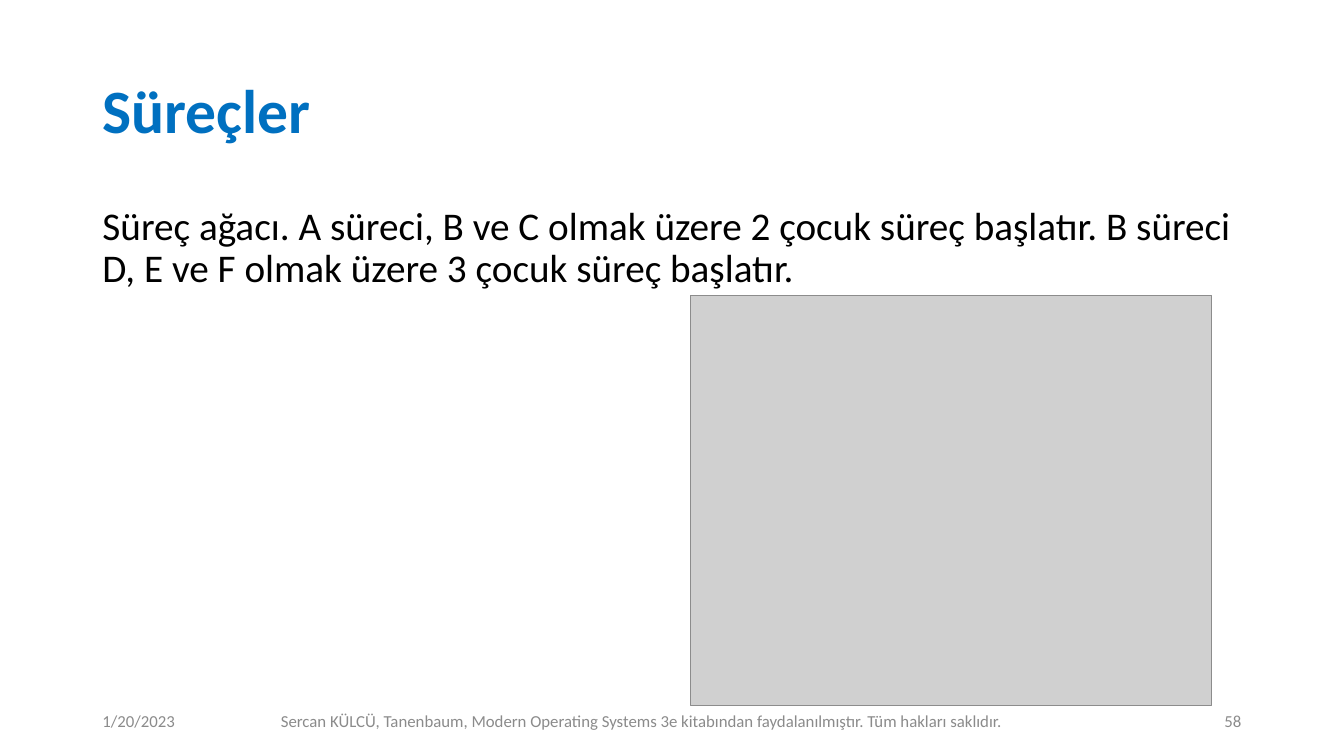
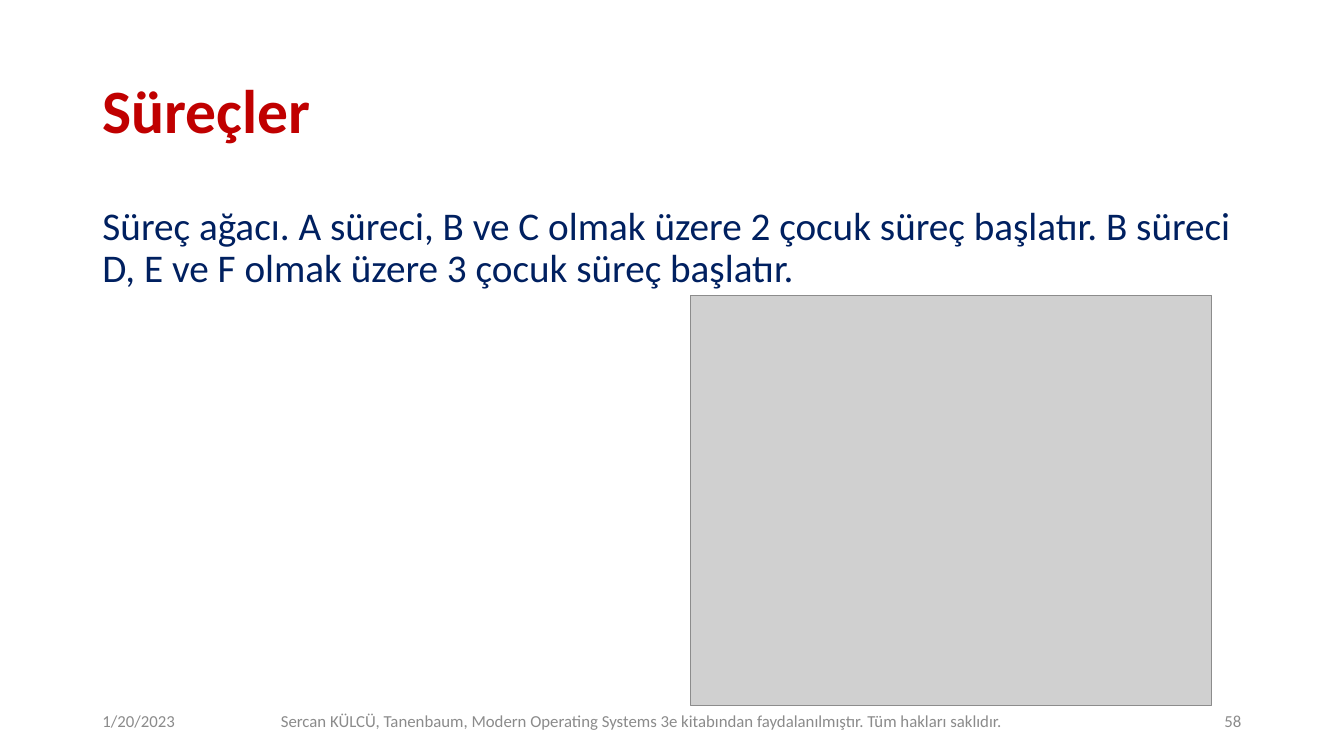
Before and after one commit to sercankulcu/sercankulcu.github.io, a slide deck: slide 58 of files/os/1_Bolum_1_Giris.pptx. Drawn at 1344x756 pixels with LibreOffice and Linux fonts; fonts in the diff are those of the drawing; grey boxes stand for pictures. Boxes give left, top, right and bottom in pixels: in the first picture for what was removed or moved away, otherwise in the second. Text is boxed around its words. In the diff, an @@ line names an element or a change of style, - is before the commit and + after.

```diff
--- a/files/os/1_Bolum_1_Giris.pptx
+++ b/files/os/1_Bolum_1_Giris.pptx
@@ title "Süreçler" at [102,89,310,144]: text colour #0070C0 to #C00000 @@
@@ text "Süreç ağacı. A süreci, B ..." at [102,212,1230,289]: text colour #000000 to #002060 @@
```
Also in this commit, not shown: 86 other slides changed, 5 other files.
